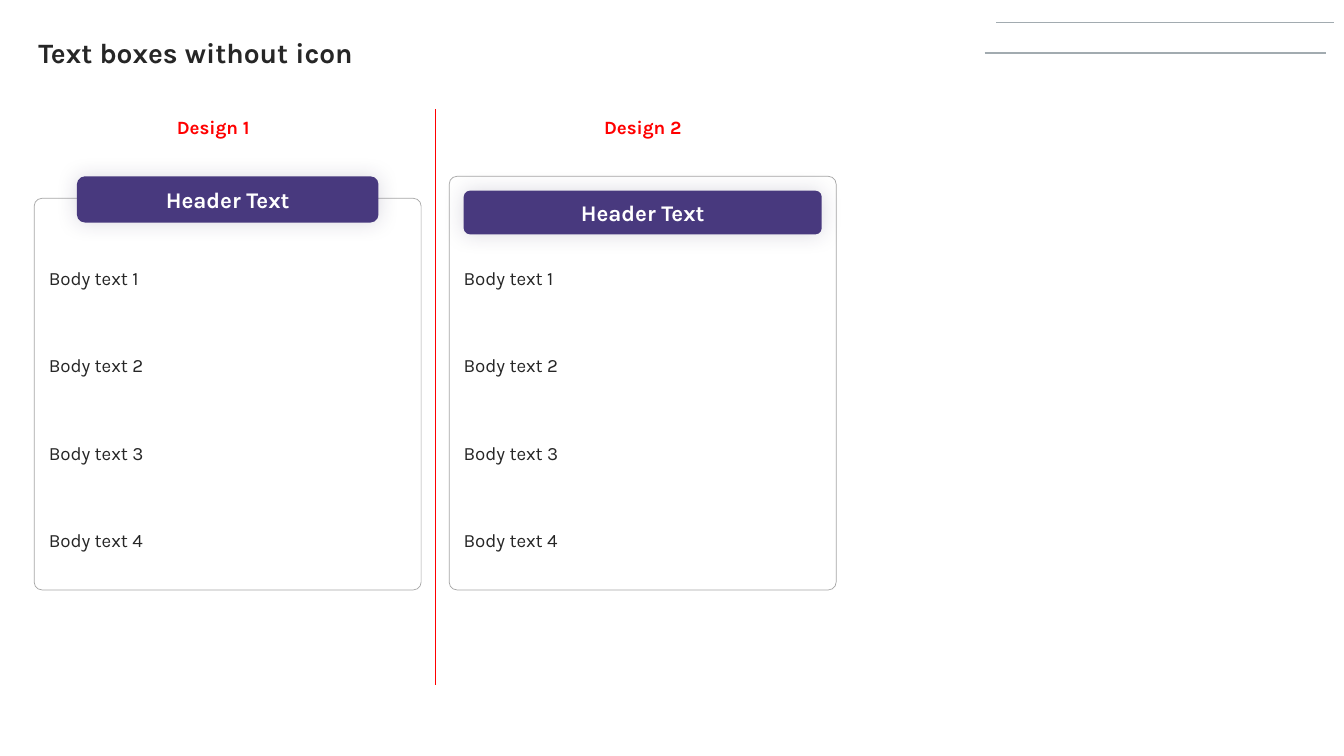
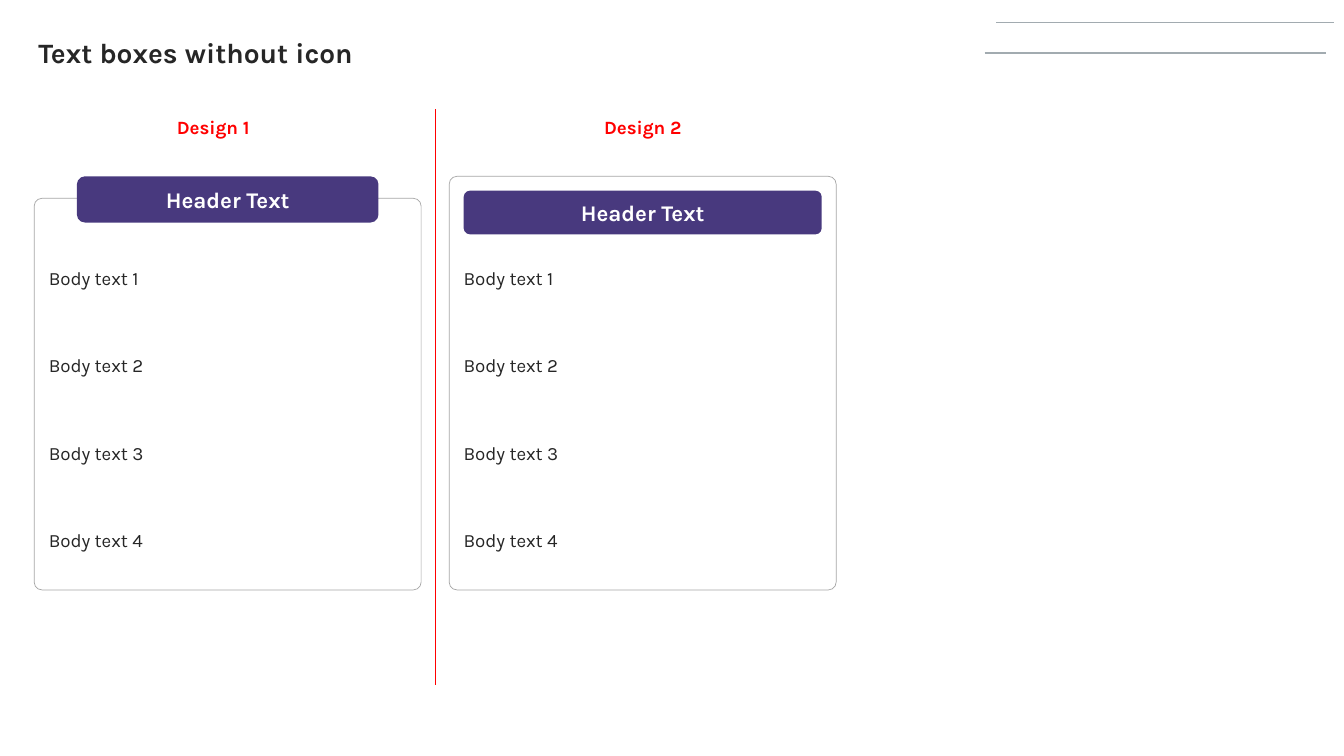
Before and after one commit to Yash-Jadhav-GD/AutoDesigner, a slide deck: slide 1 of AutoDesigner/Library_copy.pptx. Drawn at 1344x756 pixels with LibreOffice and Linux fonts; fonts in the diff are those of the drawing. Boxes give left, top, right and bottom in pixels: in the first picture for what was removed or moved away, otherwise in the second. Text is boxed around its words. In the diff, an @@ line names an element or a change of style, - is before the commit and + after.

Commit message:
Enforce strict Zero-Shadow rule deck-wide, update specifications, and reformat Design tester new

```diff
--- a/AutoDesigner/Library_copy.pptx
+++ b/AutoDesigner/Library_copy.pptx
@@ rounded rectangle "Header Text" at <box>77,176,378,223</box>: shadow off @@
@@ rounded rectangle "Header Text" at <box>464,191,822,234</box>: shadow off @@
```
Also in this commit, not shown: 6 other slides changed, 8 other files.
